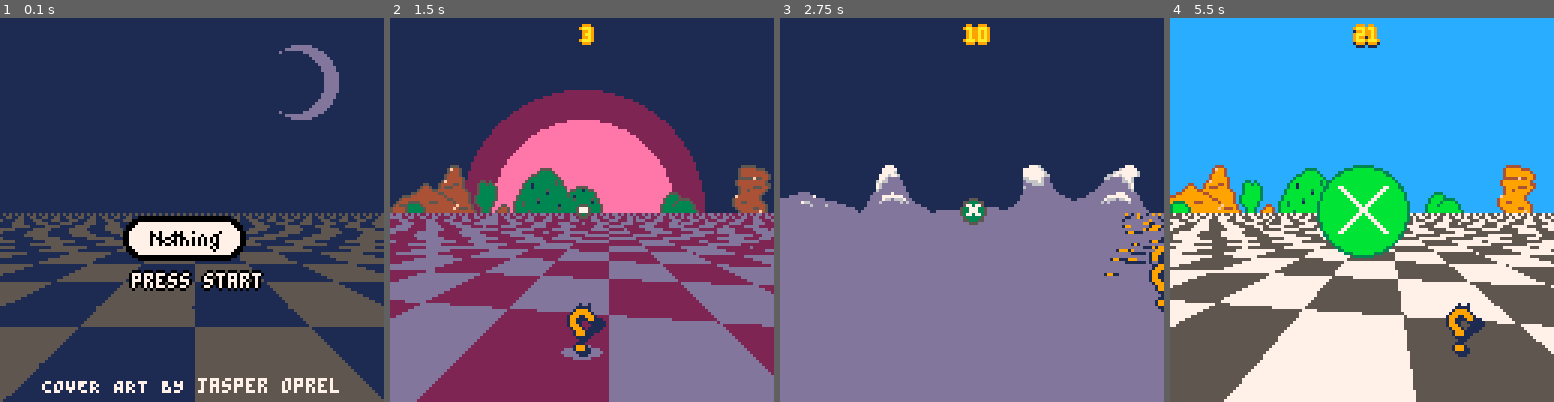
Above: before the commit, frames 1-4 (left to right).
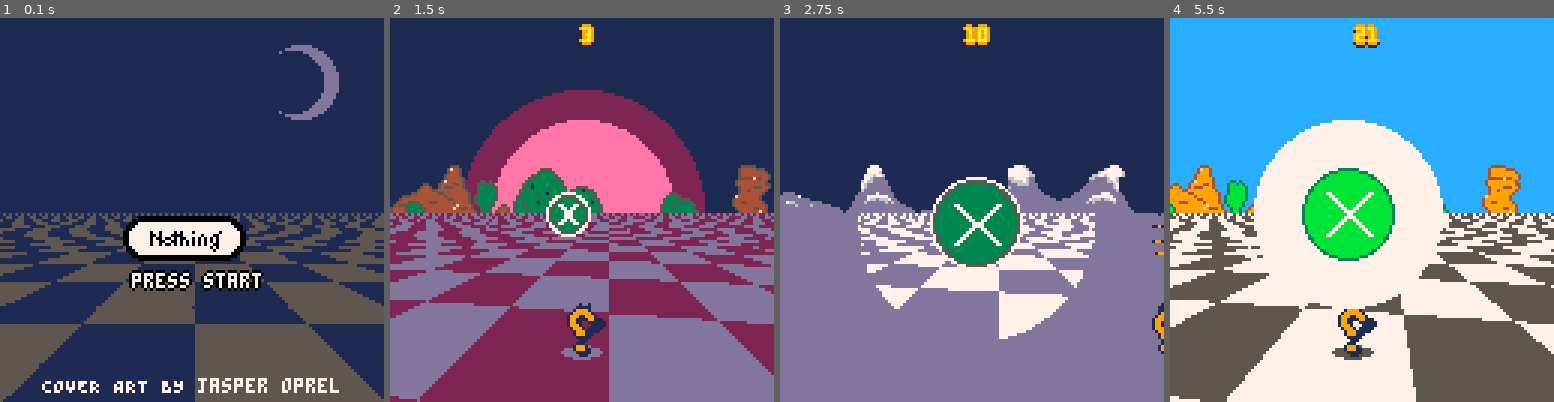
Above: after the commit, the same moments.

Repository: zuggamasta/pico8-things
Game: PICO-8 cartridge nothing.p8
Same seed, same stepped clock (60 frames per second), same inputs: the game is played once before the commit and once after it.
Inputs:
- Up to frame 1 (0.1 s): no input
- Up to frame 2 (1.5 s): tap X (X key) at 0.33, 1.07 s; tap O (Z key) at 0.7 s
- Up to frame 3 (2.75 s): hold Right 1.6-2.1 s; tap O (Z key) at 1.7, 2.1, 2.5 s; tap X (X key) at 1.85 s; hold Up 2.15-2.42 s; hold Right from 2.47 s (still down)
- Up to frame 4 (5.5 s): tap O (Z key) every 0.4 s from 2.9 to 5.3 s; tap X (X key) at 2.97, 4.08, 5.2 s; release Right at 3.03 s; hold Left 3.08-3.58 s; hold Right 4.02-4.68 s; hold Up 4.73-5.03 s; hold Left from 5.08 s (still down)

The runs differ from the first frame. In frame 1, 0.8% of the frame differs, in the area x 0-100%, y 79-81%; in frame 2, 2.2%; in frame 3, 15%; in frame 4, 19%, in the area x 0-100%, y 26-100%.

Commit message:
qte and qte sound

Diff:
--- a/nothing.p8
+++ b/nothing.p8
@@ -7,7 +7,7 @@
 
 -- qte variales
 qte_time = 0
-qte_length = 500
+qte_length = 5
 qte = false
 qte_s = 1
 
@@ -45,15 +45,14 @@
 	jump_legnth = jump_length_init
 
 	-- set game state to menu
-	_update = menuupdate
+	_update60 = menuupdate
 	_draw = menudraw
 
 	music(0)
-	qte = true
-end
-
-
-function _update() end
+end
+
+
+function _update60() end
 function _draw() end
 
 
@@ -65,7 +64,7 @@
 	-- change to game on button press
 	if(btn(4) or btn(5)) then
 
-		_update = gameupdate
+		_update60 = gameupdate
 		_draw = gamedraw
 	end
 
@@ -239,9 +238,10 @@
 
 function qte_update()
 	if(qte) then
-		qte_time += time()
+		qte_time += 1/30
 		qte_s = qte_time/qte_length
 	end
+	if(qte_time <= 0.2 and qte_time > 0) then sfx(4) end
 	if(qte_time>qte_length)then
 		qte = false
 		qte_time = 0
@@ -312,15 +312,30 @@
 
 function draw_qte(x,y,r,c)
 	local qte_x, qte_y, qte_r, qte_c = x,y,r*qte_s,c
+
+	qte_x = qte_x + cos(time()*1)*5
+	qte_y = qte_y + sin(time()*1)*5
+
+	if(qte_time > qte_length-1) then
+		circfill(qte_x,qte_y,2*(flr(n%2)*72-qte_r*4),7)
+	end
+
+
+	circfill(qte_x,qte_y,qte_r+2,7)
+
 	circfill(qte_x,qte_y,qte_r+1,3)
 
 	circfill(qte_x,qte_y,qte_r,qte_c)
 
+	-- draw X
 	line(qte_x-qte_r/2,qte_y-qte_r/2,qte_x+qte_r/2,qte_y+qte_r/2,7)
 	line(qte_x+qte_r/2,qte_y-qte_r/2,qte_x-qte_r/2,qte_y+qte_r/2,7)
 
 	line(1+qte_x-qte_r/2,qte_y-qte_r/2,1+qte_x+qte_r/2,qte_y+qte_r/2,7)
 	line(1+qte_x+qte_r/2,qte_y-qte_r/2,1+qte_x-qte_r/2,qte_y+qte_r/2,7)
+
+
+
 
 
 
@@ -419,36 +434,36 @@
 	else
 		spr(23,px-player_width,107,2,1,true)
 	end
-
+	m = n/2
 	-- render tail
-	spr(flr((n/10)%2)+9,px+1,py+2,1,1,false)
+	spr(flr((m/10)%2)+9,px+1,py+2,1,1,false)
 
 	-- render ears
-	spr(flr((n/20)%2)+11,px-5,py-1,1,1,false)
+	spr(flr((m/20)%2)+11,px-5,py-1,1,1,false)
 
 	-- contour
-	if(flr((n/6)%2)>0) then
+	if(flr((m/6)%2)>0) then
 		--draw 2x2 sprite block
 		spr(
-			flr((n/3)%2)*2+36
+			flr((m/3)%2)*2+36
 			,px-player_width+1,py+1,2,2,false)
 	else
 		--draw 2x2 sprite block mirrored
 		spr(
-			flr((n/3)%2)*2+36
+			flr((m/3)%2)*2+36
 			,px-player_width+1,py+1,2,2,true)
 	end
 
 	--flip sprite every x frames
-	if(flr((n/6)%2)>0) then
+	if(flr((m/6)%2)>0) then
 		--draw 2x2 sprite block
 		spr(
-			flr((n/3)%2)*2
+			flr((m/3)%2)*2
 			,px-player_width,py,2,2,false)
 	else
 		--draw 2x2 sprite block mirrored
 		spr(
-			flr((n/3)%2)*2
+			flr((m/3)%2)*2
 			,px-player_width,py,2,2,true)
 	end
 
Not shown, changed: the sound effects (__sfx__) section of nothing.p8
